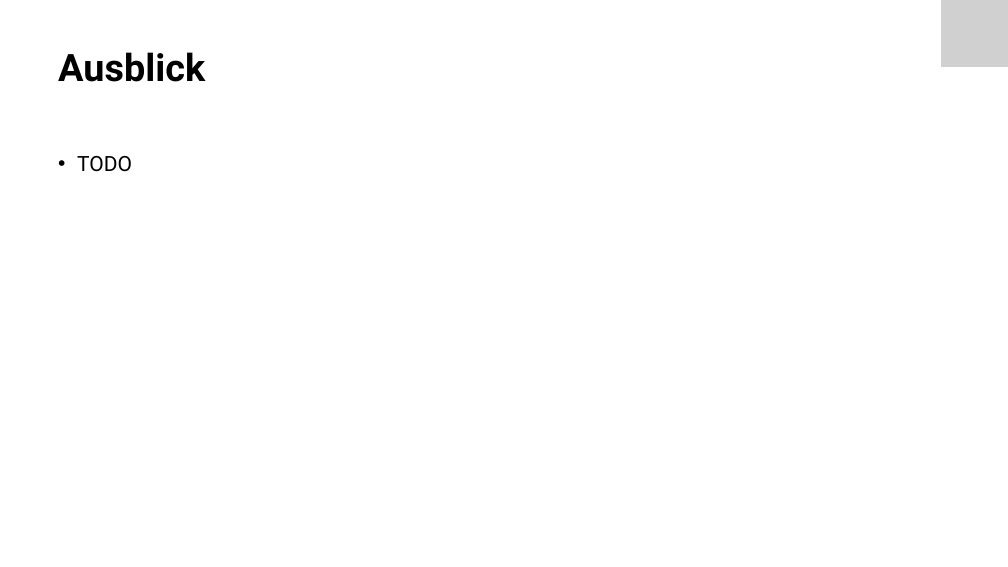
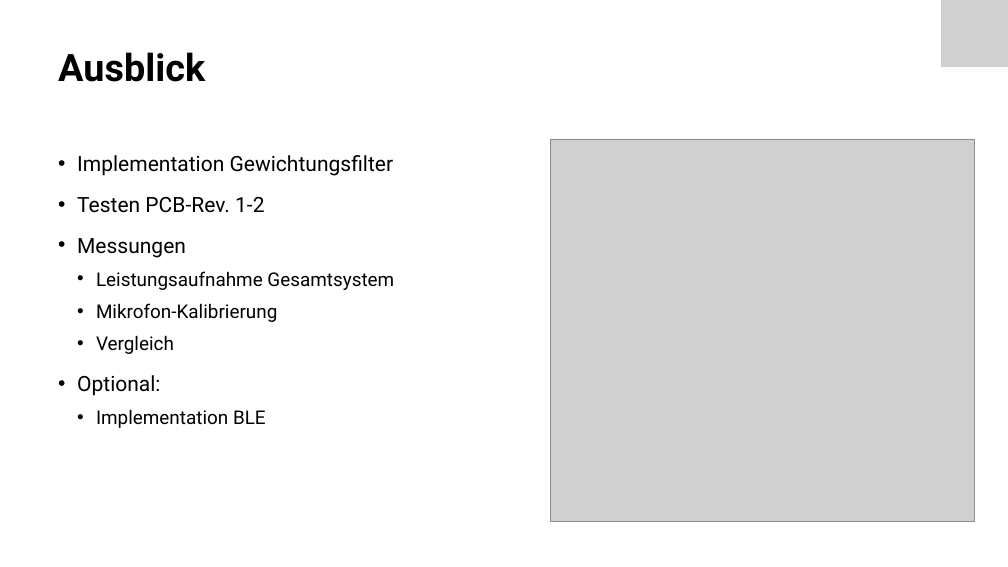
Before and after one commit to Froster2406/BAT2024, a slide deck: slide 11 of Dokumentation/Präsentation/BAT_Zwischenpraesentation.pptx. Drawn at 1008x567 pixels with LibreOffice and Linux fonts; fonts in the diff are those of the drawing; grey boxes stand for pictures. Boxes give left, top, right and bottom in pixels: in the first picture for what was removed or moved away, otherwise in the second. Text is boxed around its words. In the diff, an @@ line names an element or a change of style, - is before the commit and + after.

Commit message:
Updated presentation

```diff
--- a/Dokumentation/Präsentation/BAT_Zwischenpraesentation.pptx
+++ b/Dokumentation/Präsentation/BAT_Zwischenpraesentation.pptx
@@ picture added at bbox=[551, 139, 975, 521] @@
@@ text at bbox=[77, 155, 394, 428]: text changed; size 20 to 18 pt @@
-• TODO
+• Implementation Gewichtungsfilter
+• Testen PCB-Rev. 1-2
+• Messungen
+  • Leistungsaufnahme Gesamtsystem
+  • Mikrofon-Kalibrierung
+  • Vergleich
+• Optional:
+  • Implementation BLE
```
Also in this commit, not shown: 4 other slides changed, 1 slide added.
